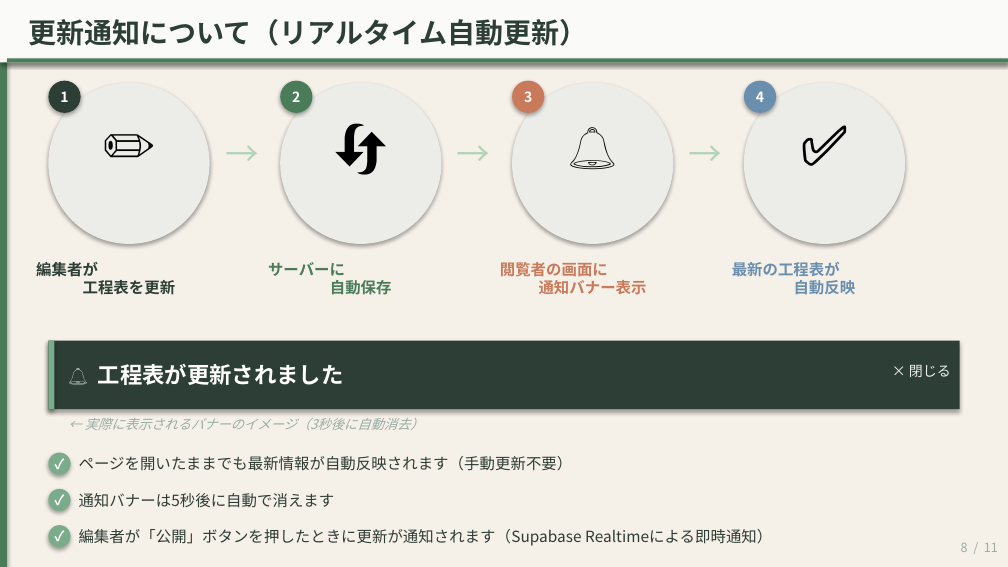
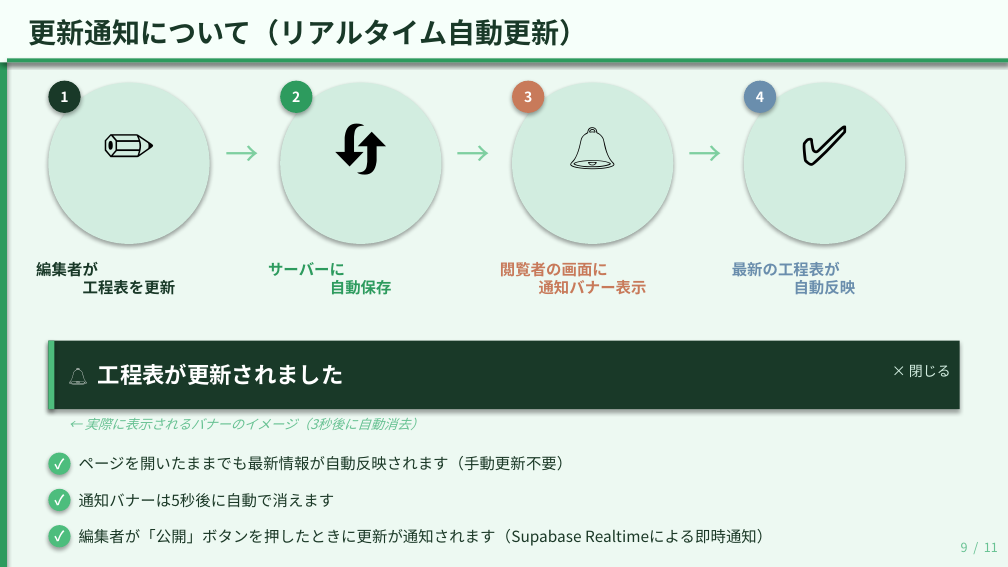
Before and after one commit to kemcokurosaki-oss/gantt-chart, a slide deck: slide 8 of 全体工程表_使い方ガイド（閲覧者向け）_new.pptx. Drawn at 1008x567 pixels with LibreOffice and Linux fonts; fonts in the diff are those of the drawing. Boxes give left, top, right and bottom in pixels: in the first picture for what was removed or moved away, otherwise in the second. Text is boxed around its words. In the diff, an @@ line names an element or a change of style, - is before the commit and + after.

```diff
--- a/全体工程表_使い方ガイド（閲覧者向け）_new.pptx
+++ b/全体工程表_使い方ガイド（閲覧者向け）_new.pptx
@@ background #F5F0E8 to #EDF9F2 @@
@@ rectangle at <box>0,0,1008,62</box>: fill #FAFBF8 to #F6FFFA @@
@@ text "更新通知について（リアルタイム自動更新）" at <box>28,19,587,46</box>: text colour #2C3E35 to #193928 @@
@@ ellipse at <box>48,81,81,113</box>: fill #2C3E35 to #193928 @@
@@ fill #4A7C59 to #2D9B5E in 3 elements at <box>0,0,7,566</box>, <box>7,58,1008,62</box>, <box>280,81,312,113</box> @@
@@ fill #ECEDE9 to #D2EDE0 in 4 elements at <box>48,83,210,244</box>, <box>280,83,442,244</box>, <box>512,83,673,244</box>, <box>744,83,905,244</box> @@
@@ text colour #B2D3BA to #7ECFA0 in 3 elements at <box>216,129,268,177</box>, <box>448,129,500,177</box>, <box>679,129,732,177</box> @@
@@ text "編集者が 工程表を更新" at <box>36,262,176,295</box>: text colour #2C3E35 to #193928 @@
@@ text "サーバーに 自動保存" at <box>268,262,392,295</box>: text colour #4A7C59 to #2D9B5E @@
@@ rectangle at <box>48,341,960,409</box>: fill #2C3E35 to #193928 @@
@@ text "× 閉じる" at <box>909,365,951,377</box>: text colour #ECEDE9 to #D2EDE0 @@
@@ text "← 実際に表示されるバナーのイメージ（3秒後に自動消去）" at <box>85,418,424,430</box>: text colour #9AAEA4 to #68C293 @@
@@ fill #7AAB8A to #4DBD7D in 4 elements at <box>48,341,54,409</box>, <box>48,453,71,475</box>, <box>48,489,71,511</box>, <box>48,525,71,547</box> @@
@@ text colour #2E3D35 to #1B3927 in 3 elements at <box>79,456,573,471</box>, <box>79,493,335,508</box>, <box>79,529,772,546</box> @@
@@ text at <box>961,542,998,552</box>: text changed; text colour #9AAEA4 to #68C293 @@
-8 / 11
+9 / 11
```
Also in this commit, not shown: 9 other slides changed, 1 slide removed, 1 other file.
